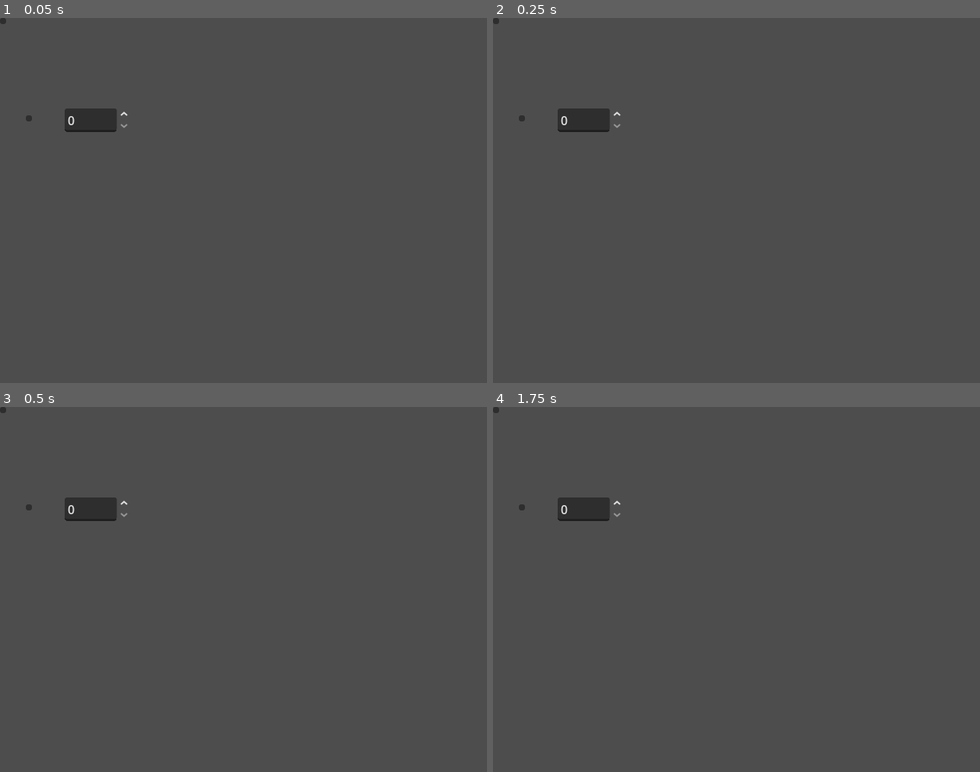
Above: before the commit, frames 1-4 (two rows, left to right).
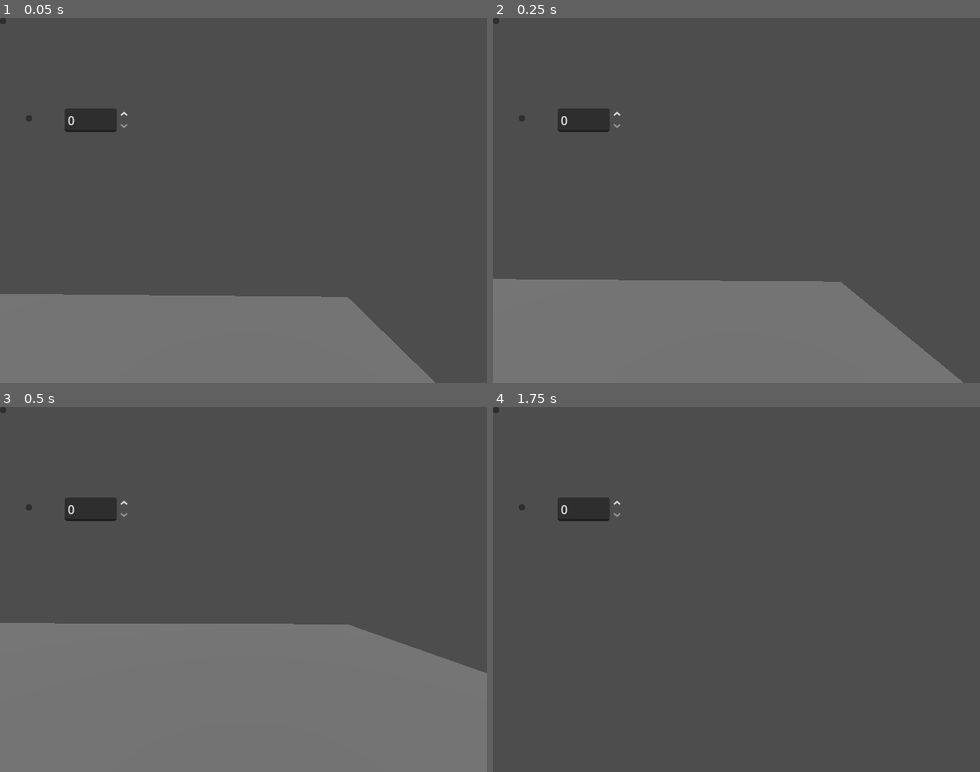
Above: after the commit, the same moments.

Repository: LeChenam/Mask
Game: Godot game, scene res://world.tscn
Two runs of this game, one before a commit and one after it. Both use one fixed random seed, a clock stepped at 60 frames per second and the inputs below. This scene is started directly instead of the project's main scene.
Inputs (mouse positions are in pixels of both pictures, inside the frame that each line leads up to):
- Up to frame 1 (0.05 s): no input
- Up to frame 2 (0.25 s): no input
- Up to frame 3 (0.5 s): no input
- Up to frame 4 (1.75 s): move the mouse to (760, 589) at 0.52 s; hold W (forward) from 0.53 s (still down); move the mouse to (712, 589) at 1.27 s

The runs differ from the first frame. In frame 1, 19% of the frame differs, in the area x 0-90%, y 75-100%; in frame 2, 24%; in frame 3, 39%, in the area x 0-100%, y 59-100%; in frame 4, nothing differs.

Commit message:
scene: world : table & spawnpoints

Diff:
--- a/mask/world.tscn
+++ b/mask/world.tscn
@@ -1,43 +1,55 @@
 [gd_scene format=3 uid="uid://dnuqhjie2j5wk"]
 
 [ext_resource type="Script" uid="uid://dcg0aprrlldl0" path="res://scripts/world.gd" id="1_f3sb7"]
+[ext_resource type="ArrayMesh" uid="uid://ck1apr6cko8va" path="res://assets/objects/table.obj" id="2_fj7yv"]
 
-[sub_resource type="PlaneMesh" id="PlaneMesh_f3sb7"]
+[sub_resource type="PlaneMesh" id="PlaneMesh_tlwt5"]
 
-[sub_resource type="BoxShape3D" id="BoxShape3D_f3sb7"]
-size = Vector3(20.852892, 0.9979038, 20.453094)
+[sub_resource type="BoxShape3D" id="BoxShape3D_aqk2v"]
+size = Vector3(19.423279, 1, 19.364624)
 
 [node name="World" type="Node3D" unique_id=584979016]
 script = ExtResource("1_f3sb7")
 
 [node name="LevelGeometry" type="Node3D" parent="." unique_id=1135009950]
 
-[node name="MeshInstance3D" type="MeshInstance3D" parent="LevelGeometry" unique_id=1477941928]
-transform = Transform3D(1, 0, 0, 0, 1, 0, 0, 0, 1, -0.0664646, -0.014107943, 0.101745844)
-mesh = SubResource("PlaneMesh_f3sb7")
-
 [node name="WorldEnvironment" type="WorldEnvironment" parent="LevelGeometry" unique_id=763815000]
 
 [node name="StaticBody3D" type="StaticBody3D" parent="LevelGeometry" unique_id=1098773581]
 transform = Transform3D(0.99975747, 0, -0.022024274, 0, 1, 0, 0.022024274, 0, 0.99975747, 0, 0.37953675, 0.068846524)
 
-[node name="CollisionShape3D" type="CollisionShape3D" parent="LevelGeometry/StaticBody3D" unique_id=1694887328]
-transform = Transform3D(0.99998534, 0, 1.2293458e-07, 0, 1, 0, -1.2293458e-07, 0, 0.99998534, -2.2805464, -1.4732733, 0.46053267)
-shape = SubResource("BoxShape3D_f3sb7")
+[node name="MeshSol" type="MeshInstance3D" parent="LevelGeometry/StaticBody3D" unique_id=169196650]
+transform = Transform3D(5, 0, 0, 0, 5, 0, 0, 0, 5, -0.0019999999, -0.35, 0)
+mesh = SubResource("PlaneMesh_tlwt5")
+
+[node name="Sol" type="CollisionShape3D" parent="LevelGeometry/StaticBody3D" unique_id=899131145]
+transform = Transform3D(0.5, 0, 1.8254728e-07, 0, 0.5, 0, -1.8254728e-07, 0, 0.5, 0, -0.9, 0)
+shape = SubResource("BoxShape3D_aqk2v")
+debug_color = Color(0.7535472, 0.06253936, 3.85046e-07, 1)
+
+[node name="Table" type="MeshInstance3D" parent="LevelGeometry/StaticBody3D" unique_id=1402486741]
+transform = Transform3D(0.19995144, 0, 0.0044048545, 0, 0.2, 0, -0.0044048545, 0, 0.19995144, 0.05523325, 0.32046324, -0.03398188)
+mesh = ExtResource("2_fj7yv")
 
 [node name="Dealer" type="Node3D" parent="." unique_id=1347483840]
+transform = Transform3D(1, 0, 0, 0, 1, 0, 0, 0, 1, -0.8530696, 0.8, 0)
 
 [node name="SpawnPoint" type="Node3D" parent="." unique_id=329985917]
 
-[node name="Marker3D" type="Marker3D" parent="SpawnPoint" unique_id=1009201828]
+[node name="Player1" type="Marker3D" parent="SpawnPoint" unique_id=1009201828]
+transform = Transform3D(1.0000001, 0, 0, 0, 1, 0, 0, 0, 1.0000001, 1.1891987, 0.8, -0.00089657307)
 
-[node name="Marker3D2" type="Marker3D" parent="SpawnPoint" unique_id=1556737425]
+[node name="Player2" type="Marker3D" parent="SpawnPoint" unique_id=1556737425]
+transform = Transform3D(0.94615877, 0, 0.32370275, 0, 1, 0, -0.32370275, 0, 0.94615877, 1.094, 0.8, -1.052)
 
-[node name="Marker3D3" type="Marker3D" parent="SpawnPoint" unique_id=98137635]
+[node name="Player3" type="Marker3D" parent="SpawnPoint" unique_id=98137635]
+transform = Transform3D(0.92821336, 0, -0.37204838, 0, 1, 0, 0.37204838, 0, 0.92821336, 1.0268096, 0.8, 1.0505843)
 
-[node name="Marker3D4" type="Marker3D" parent="SpawnPoint" unique_id=1076175584]
+[node name="Player4" type="Marker3D" parent="SpawnPoint" unique_id=1076175584]
+transform = Transform3D(0.5085155, 0, 0.8610528, 0, 1, 0, -0.8610528, 0, 0.5085155, 0.36381245, 0.8, -1.7462993)
 
-[node name="Marker3D5" type="Marker3D" parent="SpawnPoint" unique_id=1282564919]
+[node name="Player5" type="Marker3D" parent="SpawnPoint" unique_id=1282564919]
+transform = Transform3D(0.41273877, 0, -0.91084945, 0, 1, 0, 0.91084945, 0, 0.41273877, 0.32223415, 0.8, 1.8190619)
 
 [node name="CardContainer" type="Node3D" parent="." unique_id=1925936243]
 
@@ -81,4 +93,4 @@
 [node name="PlayerContainer" type="Node3D" parent="." unique_id=172900509]
 
 [node name="DirectionalLight3D" type="DirectionalLight3D" parent="." unique_id=2128364230]
-transform = Transform3D(0.9870832, 0, 0.16020852, 0, 1, 0, -0.16020852, 0, 0.9870832, -0.96711016, 2.646225, 6.060768)
+transform = Transform3D(0.99919933, 0.036071002, -0.017309569, -0.018328482, 0.797255, 0.60336435, 0.0355641, -0.60256404, 0.79727775, -0.96711016, 10.976715, 14.712596)
Not shown, added: mask/assets/objects/table.obj
Not shown, added: mask/assets/objects/table.obj.import
